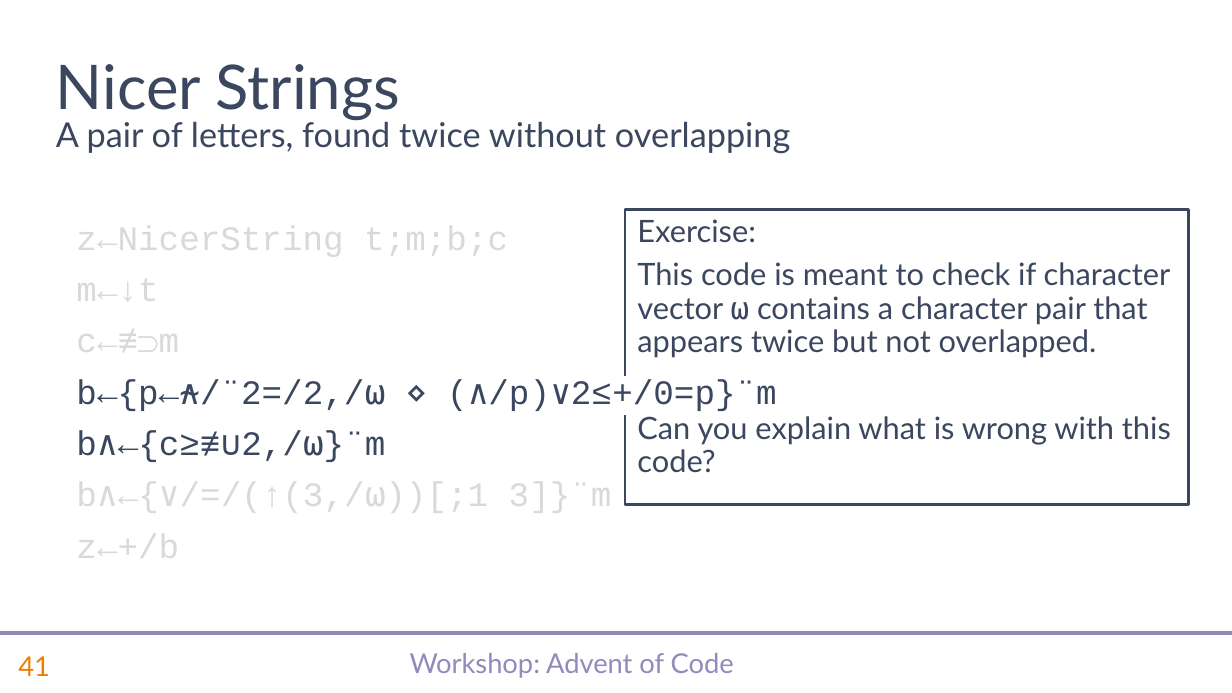
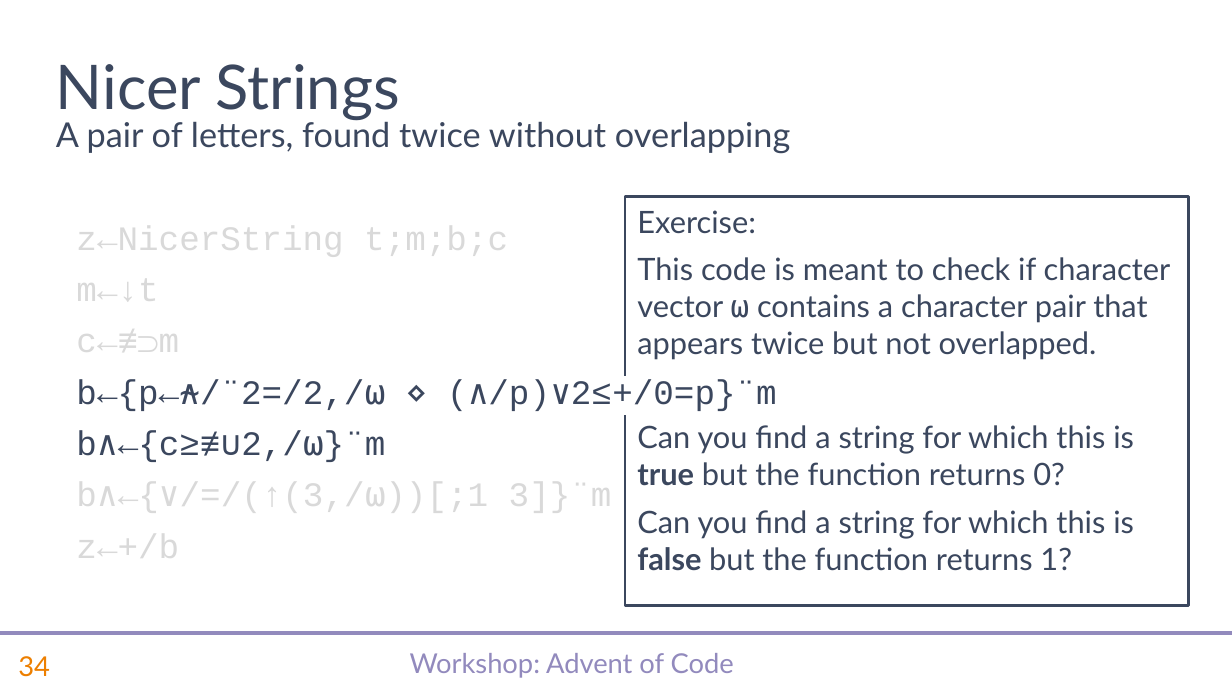
Before and after one commit to abrudz/SimCorp, a slide deck: slide 35 of aoc/slides.pptx (slide 42 before the commit). Drawn at 1232x693 pixels with LibreOffice and Linux fonts; fonts in the diff are those of the drawing; background and template pictures are left out. Boxes give left, top, right and bottom in pixels: in the first picture for what was removed or moved away, otherwise in the second. Text is boxed around its words. In the diff, an @@ line names an element or a change of style, - is before the commit and + after.

```diff
--- a/aoc/slides.pptx
+++ b/aoc/slides.pptx
@@ text "Exercise:": place and size @@
-text "Exercise:" at <box>625,209,1188,505</box>
+text "Exercise:" at <box>625,196,1188,605</box>
@@ text at <box>637,210,1171,360</box>: line spacing 0.9 to 1 @@
@@ text at <box>637,425,1134,571</box>: text changed @@
-Can you explain what is wrong with this code?
+Can you find a string for which this is true but the function returns 0?
+Can you find a string for which this is false but the function returns 1?
@@ page number at <box>18,656,50,677</box>: text changed @@
-41
+34
```
Also in this commit, not shown: 14 other slides changed, 20 slides removed, 1 other file.
